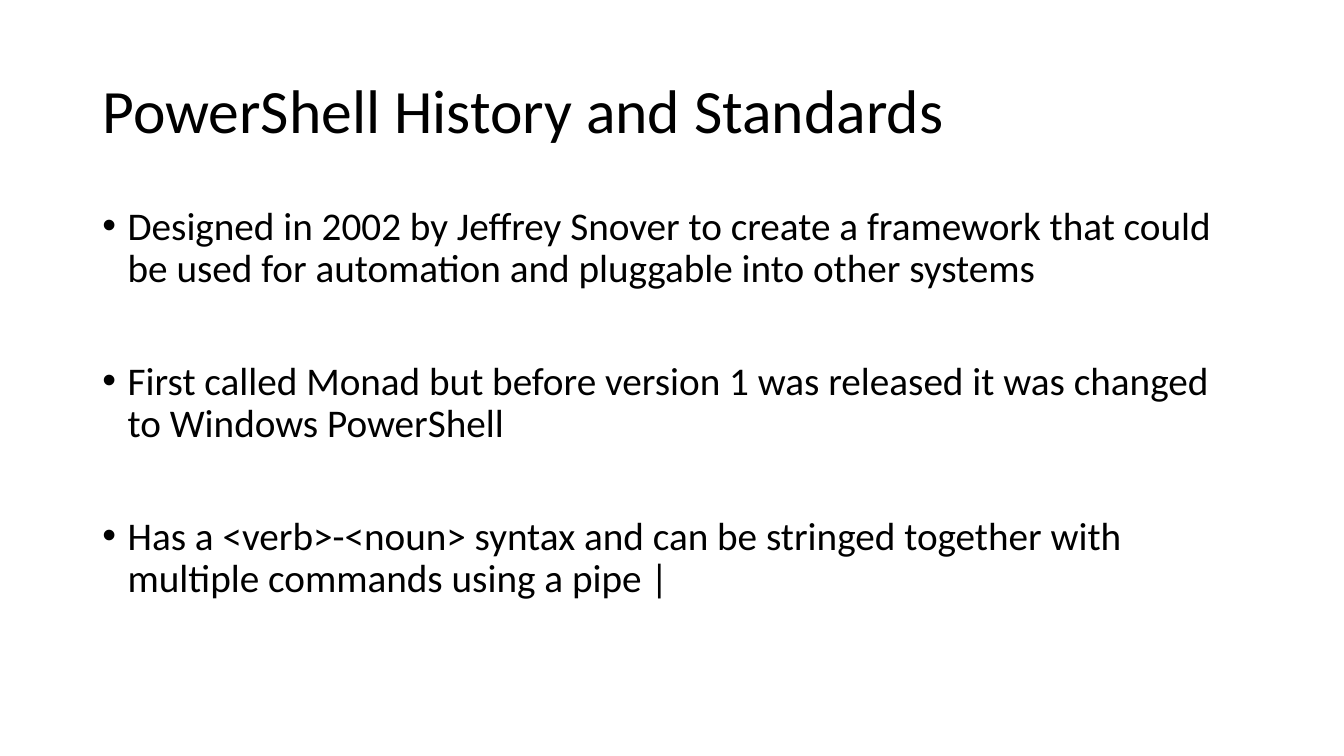
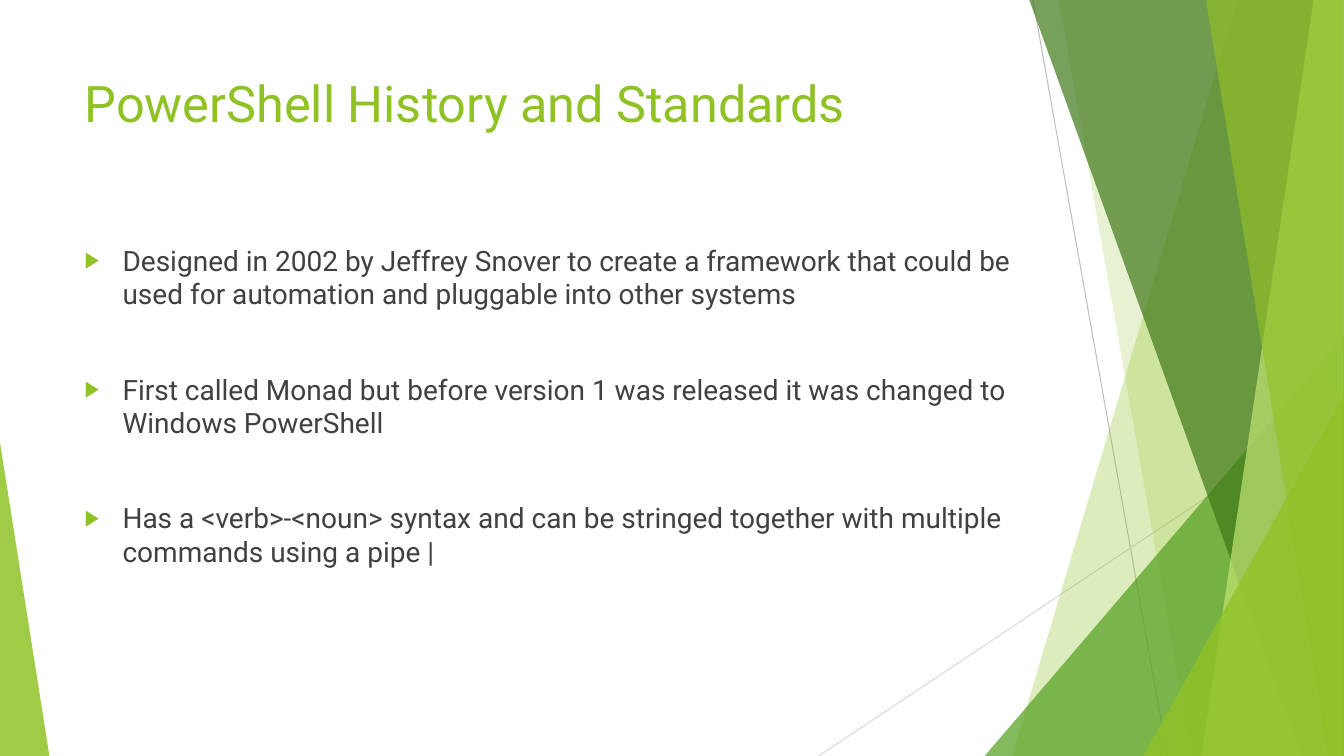
Before and after one commit to ergo3114/Fundamentals1, a slide deck: slide 3 of PowerShell Fundamentals 1.pptx (slide 2 before the commit). Drawn at 1344x756 pixels with LibreOffice and Linux fonts; fonts in the diff are those of the drawing. Boxes give left, top, right and bottom in pixels: in the first picture for what was removed or moved away, otherwise in the second. Text is boxed around its words. In the diff, an @@ line names an element or a change of style, - is before the commit and + after.

Commit message:
Updated PowerPoint with relevant information

```diff
--- a/PowerShell Fundamentals 1.pptx
+++ b/PowerShell Fundamentals 1.pptx
@@ title "PowerShell History and Standards": place and size @@
-title "PowerShell History and Standards" at (102,90,943,143)
+title "PowerShell History and Standards" at (85,84,845,133)
@@ title "PowerShell History and Standards" at (85,84,845,133): size 44 to 36 pt, font Calibri to Roboto, text colour #000000 to #90C226; line spacing 0.9 to 1; vertical alignment middle to top @@
@@ text "Designed in 2002 by Jeffrey ...": place and size @@
-text "Designed in 2002 by Jeffrey ..." at (128,212,1211,599)
+text "Designed in 2002 by Jeffrey ..." at (123,249,1010,568)
@@ text "Designed in 2002 by Jeffrey ..." at (123,249,1010,568): size 28 to 20 pt, font Calibri to Roboto, text colour #000000 to #404040; bullet • to ▶; line spacing 0.9 to 1 @@
@@ group added at (0,0,1344,756): 5 freeform shapes, 3 triangles, 2 lines @@
```
Also in this commit, not shown: 8 other slides changed, 4 slides added.
